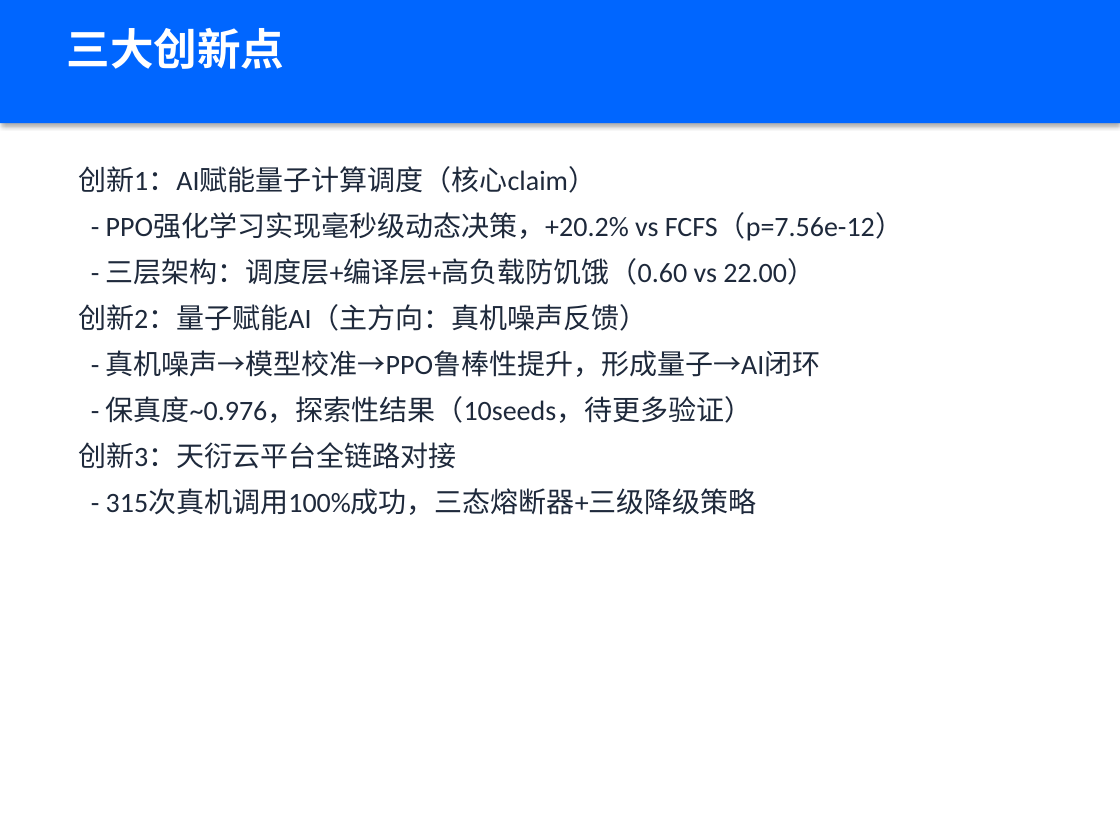
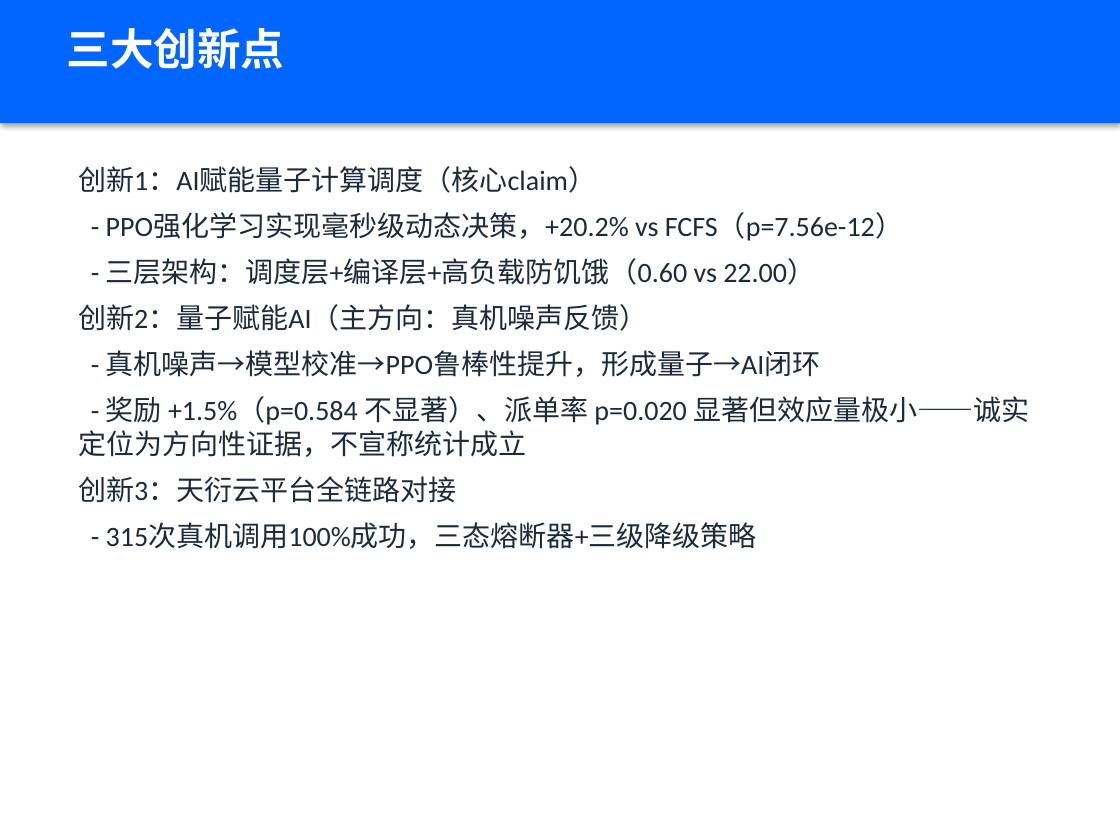
Before and after one commit to xiabai2008/quantum-rl-scheduler, a slide deck: slide 14 of deliverable_models/答辩PPT.pptx. Drawn at 1120x840 pixels with LibreOffice and Linux fonts; fonts in the diff are those of the drawing. Boxes give left, top, right and bottom in pixels: in the first picture for what was removed or moved away, otherwise in the second. Text is boxed around its words. In the diff, an @@ line names an element or a change of style, - is before the commit and + after.

```diff
--- a/deliverable_models/答辩PPT.pptx
+++ b/deliverable_models/答辩PPT.pptx
@@ text at bbox=[78, 396, 1029, 457]: text changed @@
-- 保真度~0.976，探索性结果（10seeds，待更多验证）
+- 奖励 +1.5%（p=0.584 不显著）、派单率 p=0.020 显著但效应量极小——诚实定位为方向性证据，不宣称统计成立
```
Also in this commit, not shown: 5 other slides changed, 15 other files.
